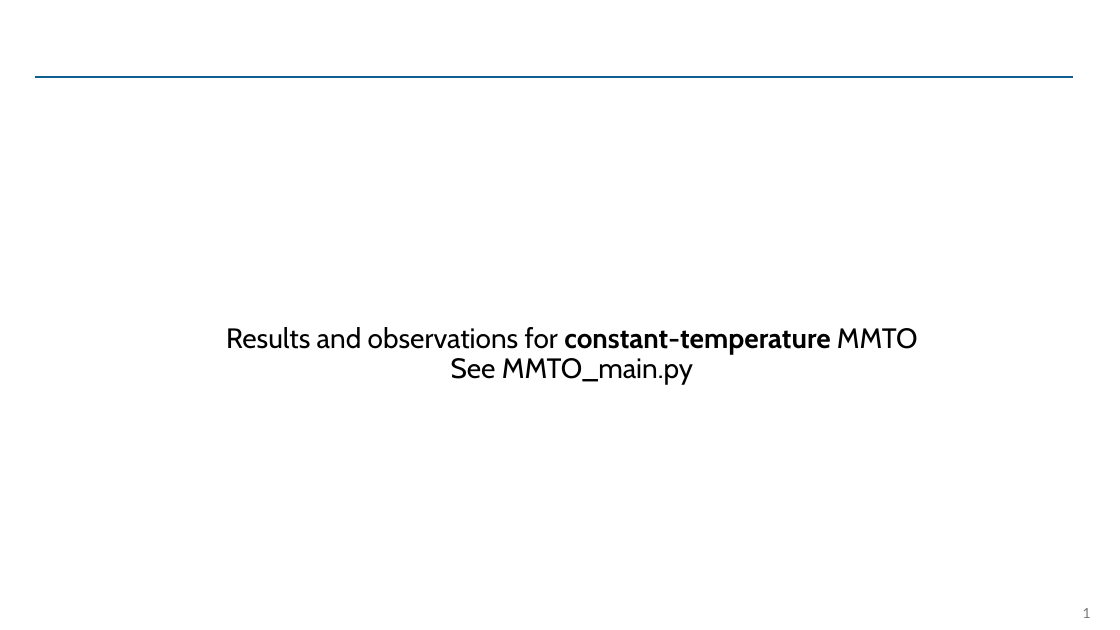
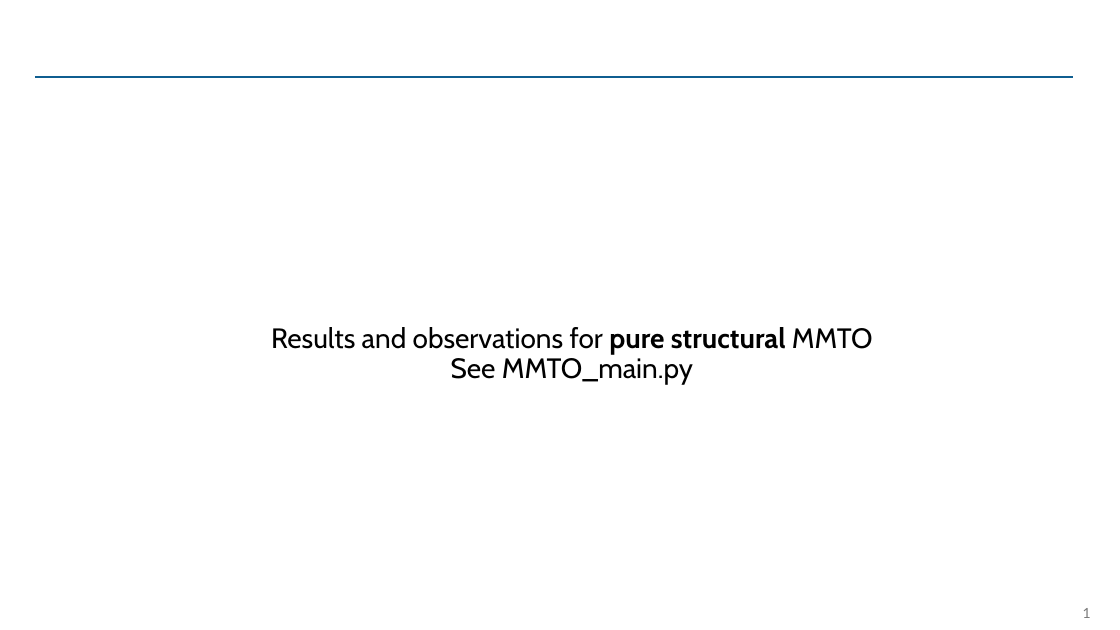
Before and after one commit to UW-ERSL/METALS, a slide deck: slide 1 of Slides/MMTOResults.pptx. Drawn at 1120x630 pixels with LibreOffice and Linux fonts; fonts in the diff are those of the drawing. Boxes give left, top, right and bottom in pixels: in the first picture for what was removed or moved away, otherwise in the second. Text is boxed around its words. In the diff, an @@ line names an element or a change of style, - is before the commit and + after.

```diff
--- a/Slides/MMTOResults.pptx
+++ b/Slides/MMTOResults.pptx
@@ title at [271,327,873,384]: text changed @@
-Results and observations for constant-temperature MMTO
-See MMTO_main.py
+Results and observations for pure structural MMTO
+See MMTO_main.py
```
Also in this commit, not shown: 7 other slides changed, 6 other files.
